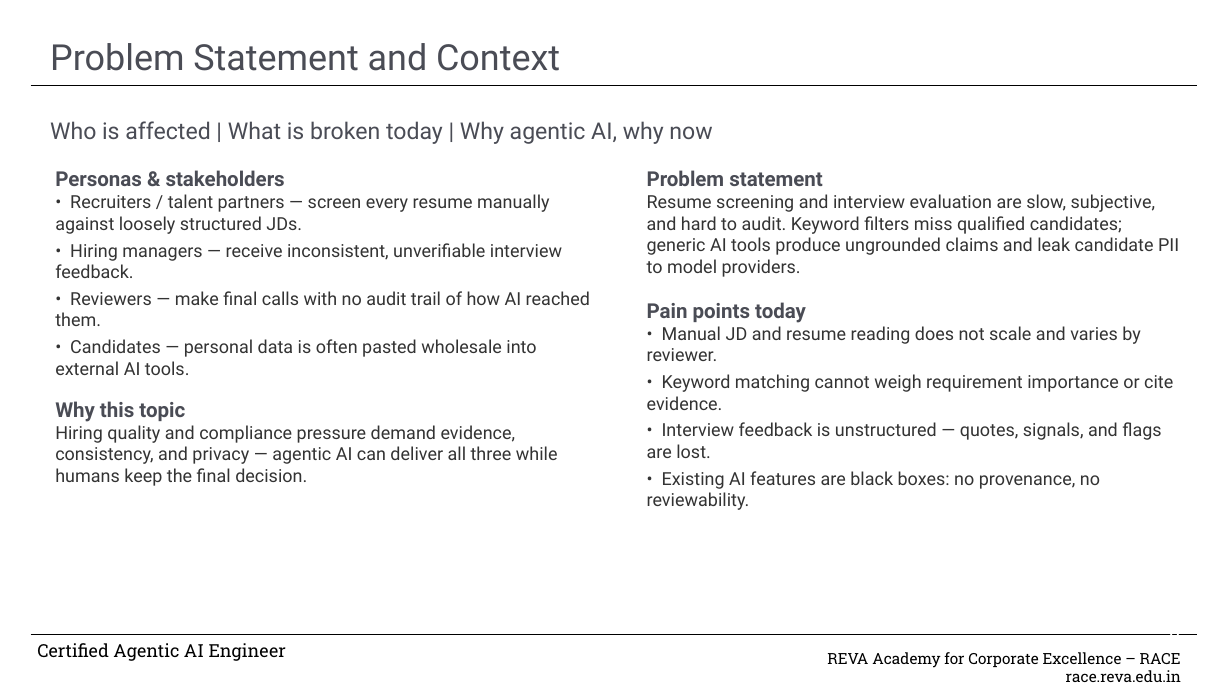
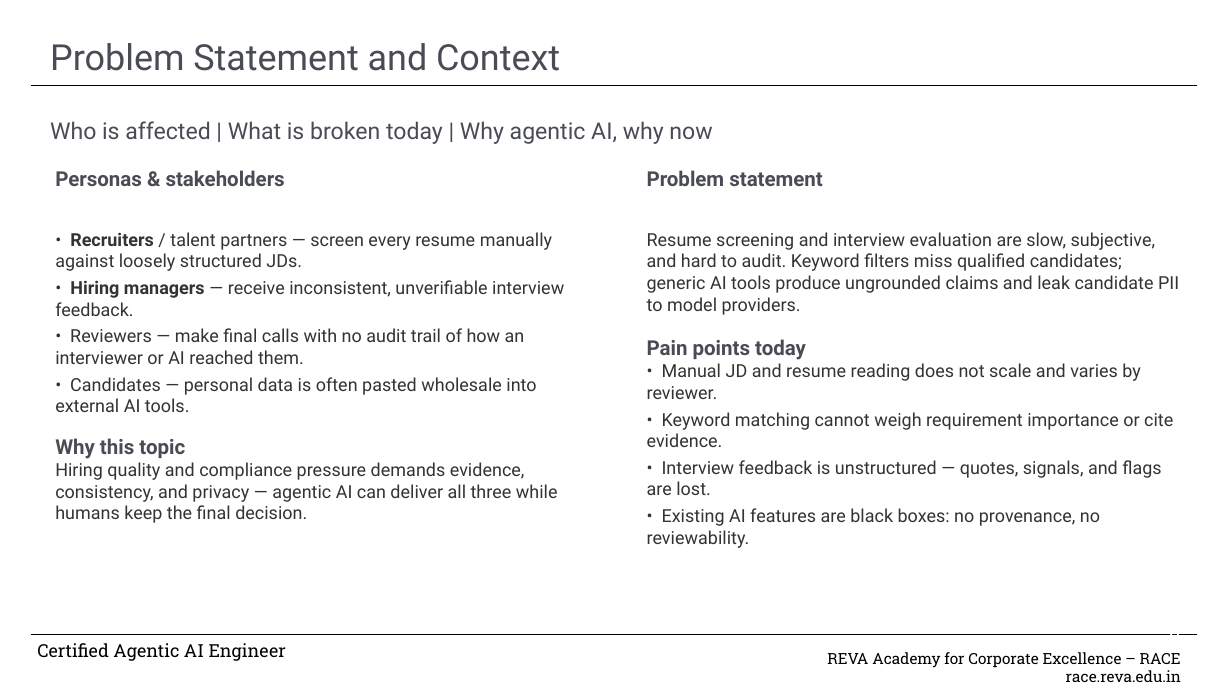
Before and after one commit to adaptiverajat/hire-lens, a slide deck: slide 3 of documentation/HireLens_Capstone_Final_Submission.pptx. Drawn at 1232x693 pixels with LibreOffice and Linux fonts; fonts in the diff are those of the drawing; background and template pictures are left out. Boxes give left, top, right and bottom in pixels: in the first picture for what was removed or moved away, otherwise in the second. Text is boxed around its words. In the diff, an @@ line names an element or a change of style, - is before the commit and + after.

```diff
--- a/documentation/HireLens_Capstone_Final_Submission.pptx
+++ b/documentation/HireLens_Capstone_Final_Submission.pptx
@@ text "Problem statement" rewrapped from (x1=647, y1=170, x2=1179, y2=510) to (x1=647, y1=170, x2=1179, y2=548) @@
@@ text at (x1=55, y1=232, x2=564, y2=316): bold on in "Recruiters", "Hiring managers" @@
@@ text at (x1=55, y1=328, x2=525, y2=364): text changed @@
-• Reviewers — make final calls with no audit trail of how AI reached them.
+• Reviewers — make final calls with no audit trail of how an interviewer or AI reached them.
@@ text at (x1=55, y1=462, x2=558, y2=523): text changed @@
-Hiring quality and compliance pressure demand evidence, consistency, and privacy — agentic AI can deliver all three while humans keep the final decision.
+Hiring quality and compliance pressure demands evidence, consistency, and privacy — agentic AI can deliver all three while humans keep the final decision.
```
Also in this commit, not shown: 5 other slides changed, 23 other files.
